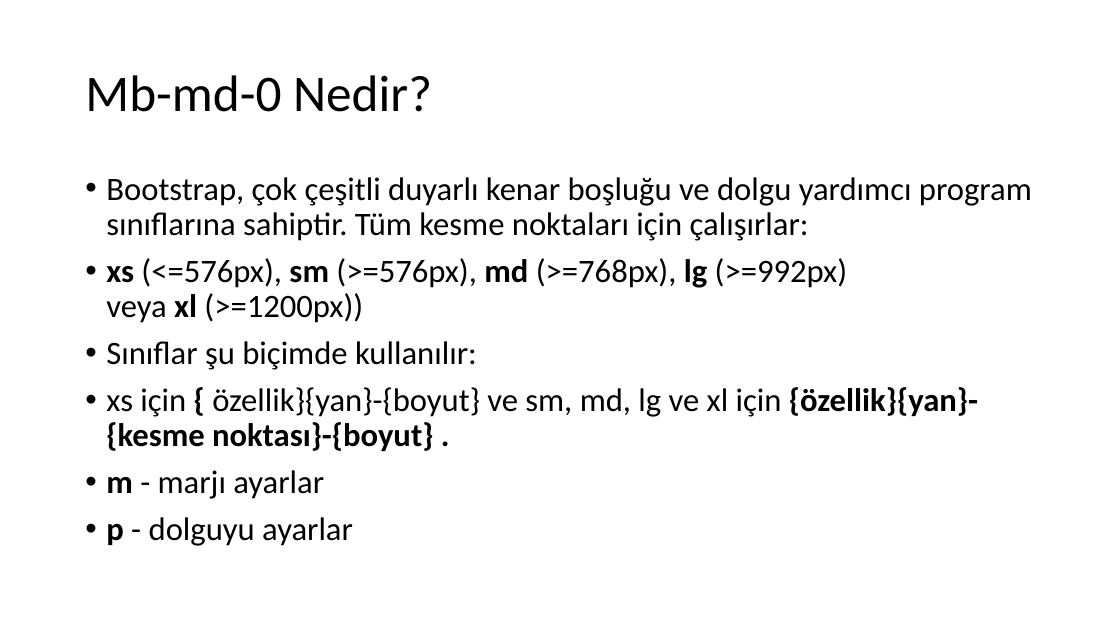
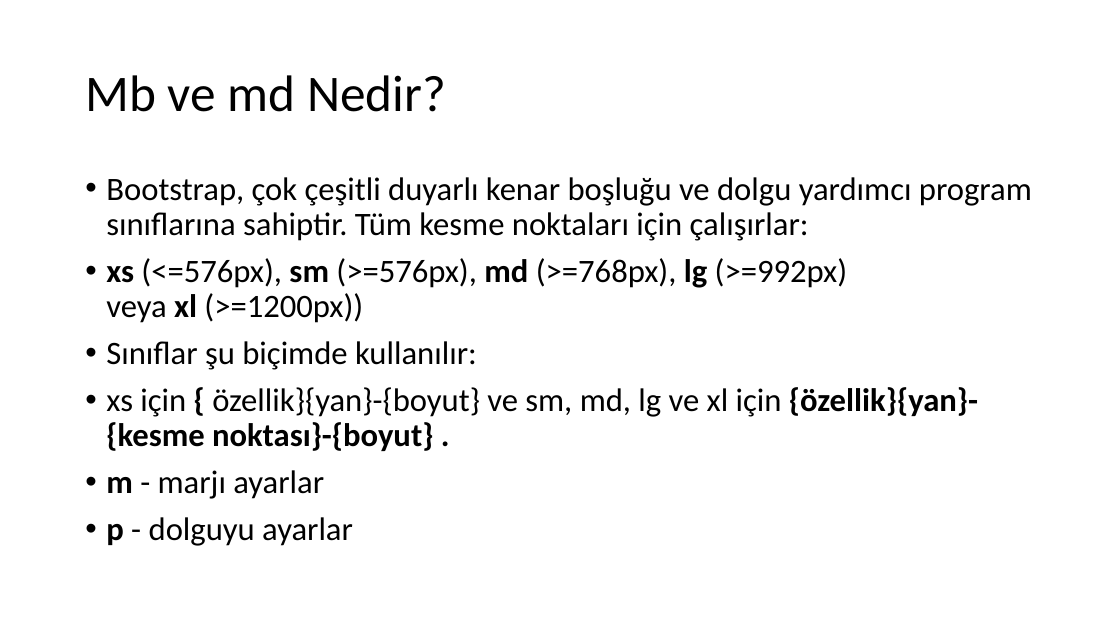
Before and after one commit to 207-Atmosware-Java-Bootcamp/2-hafta-pazartesi-odevi-tolgagur, a slide deck: slide 50 of tolgagureli.pptx. Drawn at 1120x630 pixels with LibreOffice and Linux fonts; fonts in the diff are those of the drawing. Boxes give left, top, right and bottom in pixels: in the first picture for what was removed or moved away, otherwise in the second. Text is boxed around its words. In the diff, an @@ line names an element or a change of style, - is before the commit and + after.

Commit message:
pptx

```diff
--- a/tolgagureli.pptx
+++ b/tolgagureli.pptx
@@ title at <box>85,75,446,112</box>: text changed @@
-Mb-md-0 Nedir?
+Mb ve md Nedir?
```
Also in this commit, not shown: 5 slides added.
